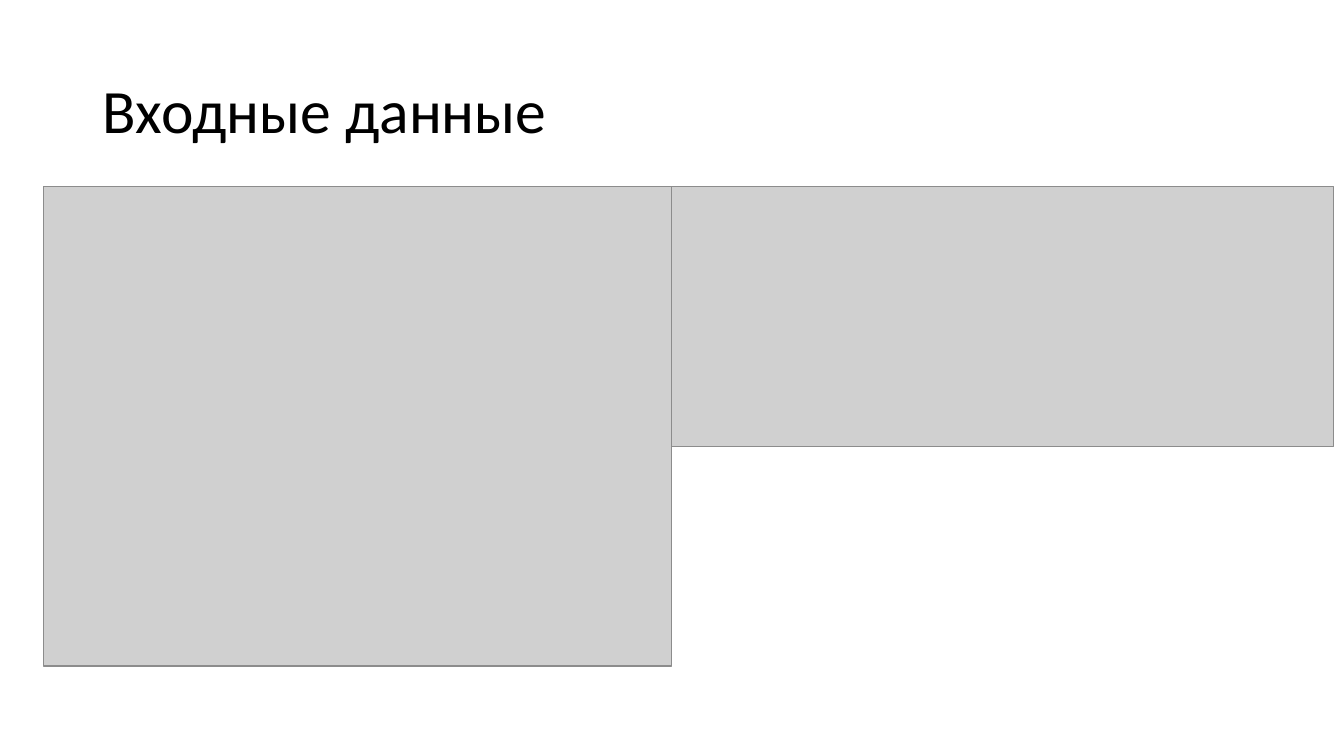
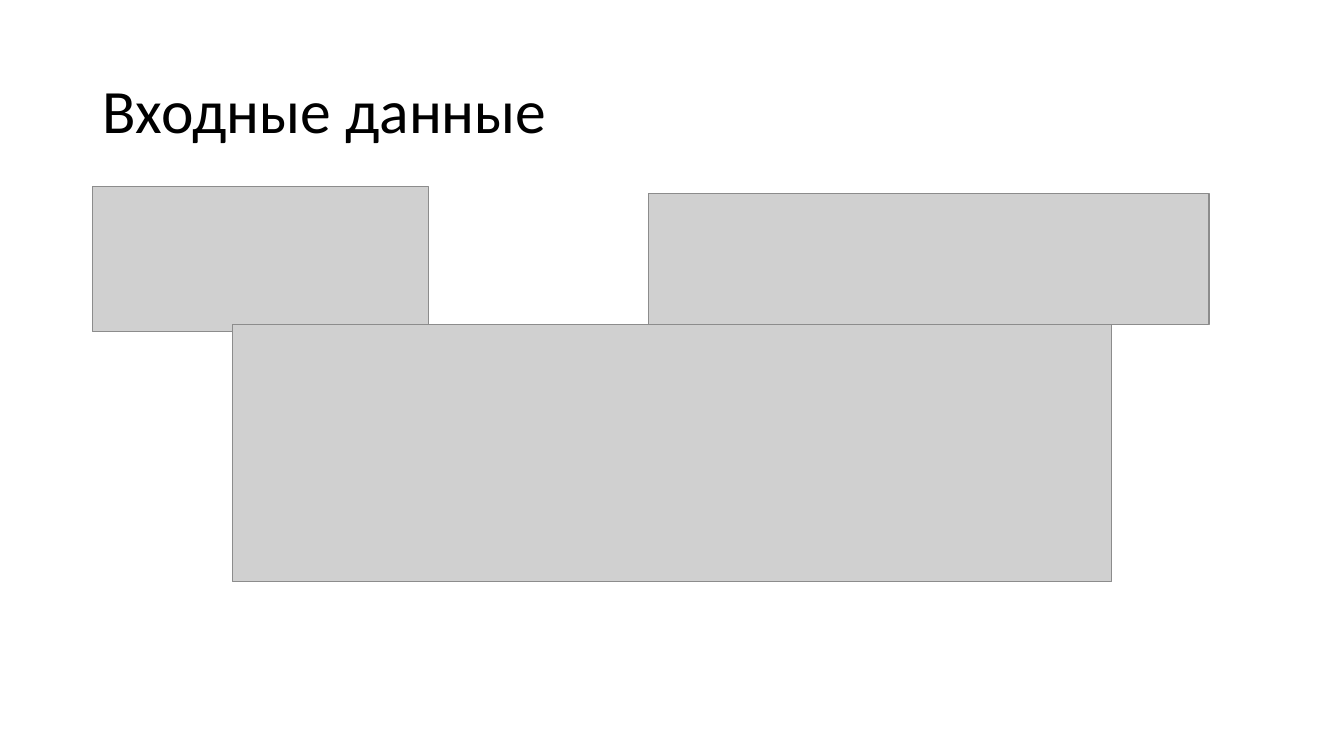
Before and after one commit to SaraFarron/------, a slide deck: slide 4 of Исследование алгоритма вычисления ионосферной поправки для системы Galileo.pptx (slide 11 before the commit). Drawn at 1344x756 pixels with LibreOffice and Linux fonts; fonts in the diff are those of the drawing; grey boxes stand for pictures. Boxes give left, top, right and bottom in pixels: in the first picture for what was removed or moved away, otherwise in the second. Text is boxed around its words. In the diff, an @@ line names an element or a change of style, - is before the commit and + after.

```diff
--- a/Исследование алгоритма вычисления ионосферной поправки для системы Galileo.pptx
+++ b/Исследование алгоритма вычисления ионосферной поправки для системы Galileo.pptx
@@ picture removed at (44, 187, 673, 666) @@
@@ picture added at (93, 187, 429, 332) @@
@@ picture added at (649, 194, 1210, 324) @@
@@ picture removed at (673, 187, 1334, 447) @@
@@ picture added at (232, 325, 1112, 582) @@
```
Also in this commit, not shown: 5 other slides changed, 5 slides added, 7 slides removed, 7 other files.
